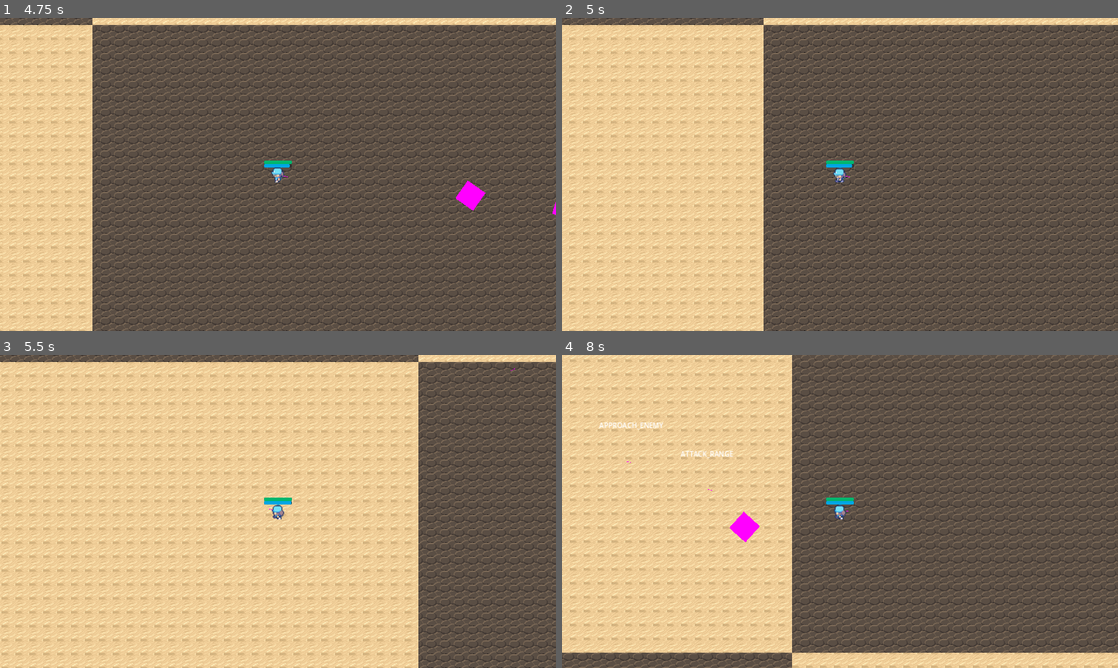
Above: before the commit, frames 1-4 (two rows, left to right).
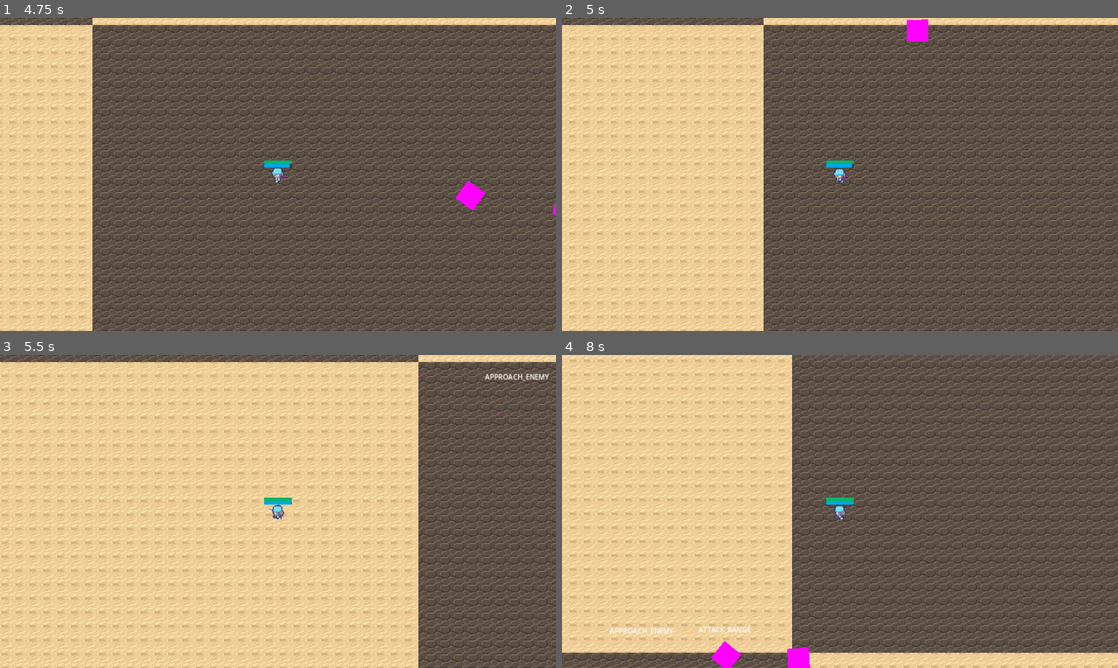
Above: after the commit, the same moments.

Repository: GDTV-Game-Jam-2024/GDTV
Game: Godot game, scene res://Scenes/main_menu.tscn
The game is run twice, just before and just after one commit, with the same random seed, the same clock (stepped at 60 frames per second) and the same inputs. The engine's default icon, where the game draws it, is replaced by a stand-in: a white triangle on a blue panel in a dark square.
Inputs (mouse positions are in pixels of both pictures, inside the frame that each line leads up to):
- Up to frame 1 (4.75 s): click "Play" at 0.5 s; tap Enter at 1.25 s; move the mouse to (400, 158) at 1.27 s; press the mouse at (400, 158) at 1.28 s; hold Right (ui_right) 1.28-2.03 s; move the mouse to (166, 190) at 2.02 s; release the mouse at (166, 190) at 2.03 s; hold Down (ui_down) 2.03-2.78 s; tap Mouse wheel down (scrollDOWN) at 2.1 s; click (166, 190) at 2.3 s; move the mouse to (333, 105) at 2.77 s; hold Right (ui_right) 2.78-3.53 s; hold Mouse wheel up (scrollUP) 2.78-3.53 s; click (333, 105) at 3.05 s; move the mouse to (250, 237) at 3.52 s; hold Up (ui_up) 3.53-4.28 s; click (250, 237) at 3.6 s; move the mouse to (444, 221) at 4.27 s; press the mouse at (444, 221) at 4.28 s; hold Left (ui_left) from 4.28 s (still down); tap 1 (wand1) at 4.35 s
- Up to frame 2 (5 s): keep holding Left (ui_left)
- Up to frame 3 (5.5 s): keep holding Left (ui_left); move the mouse to (111, 464) at 5.02 s; release the mouse at (111, 464) at 5.03 s; tap 2 (wand2) at 5.1 s; click (111, 464) at 5.3 s
- Up to frame 4 (8 s): move the mouse to (867, 511) at 5.77 s; release Left (ui_left) at 5.78 s; press the mouse at (867, 511) at 5.78 s; hold Down (ui_down) 5.78-6.53 s; tap 3 (wand3) at 5.85 s; move the mouse to (756, 433) at 6.52 s; release the mouse at (756, 433) at 6.53 s; hold Right (ui_right) 6.53-7.28 s; tap 4 (wand4) at 6.6 s; click (756, 433) at 6.8 s; move the mouse to (962, 495) at 7.27 s; press the mouse at (962, 495) at 7.28 s; hold Up (ui_up) from 7.28 s (still down); tap 5 (wand5) at 7.35 s

Frame 1 is identical in both runs. In frame 2, 0.3% of the frame differs, in the area x 62-66%, y 0-8%; in frame 3, 0.2%; in frame 4, 1.2%, in the area x 6-45%, y 21-100%.

Commit message:
Remove ATTACK_SMART
The operations were really buggy with some edge cases. I decided to remove the possibility of leading shots.

Diff:
--- a/Scripts/AI.gd
+++ b/Scripts/AI.gd
@@ -15,7 +15,6 @@
 var attackTarget : CharacterBody2D
 var attackLocation : Vector2 = Vector2.ZERO
 
-var velocity : Vector2 = Vector2.ZERO
 
 # Stuff for state machine
 enum State {
@@ -42,8 +41,6 @@
 				currState = "PASSIVE"
 			State.ATTACK_RANGE:
 				currState = "ATTACK_RANGE"
-			State.ATTACK_RANGE_SMART:
-				currState = "ATTACK_RANGE_SMART"
 			State.ATTACK_MELEE:
 				currState = "ATTACK_MELEE"
 			State.ATTACK_MELEE_CHARGE:
@@ -80,8 +77,9 @@
 	return closest_enemy
 
 
+
 func move_entity_to_target(delta : float) -> void:
-	entity.global_position += entity.currentSpeed * delta * velocity.normalized()
+	entity.global_position += entity.currentSpeed * delta * entity.velocity.normalized()
 
 
 #region State Machine
@@ -97,7 +95,6 @@
 
 func choose_state() -> void:
 	var chanceRollCharge : int = randi_range(1, 101)
-	var chanceRollSmartRange : int = randi_range(1, 101)
 	# No enemies = go to the portal if can move
 	if nearbyEnemies.is_empty() and entity.State_GO_TO_DEFAULT_TARGET:
 		set_state(State.GO_TO_DEFAULT_TARGET)
@@ -112,9 +109,6 @@
 		if entity.State_ATTACK_MELEE_CHARGE and entity.meleeChanceForCharge < chanceRollCharge:
 			attackLocation = get_closest_enemy().global_position
 			set_state(State.ATTACK_MELEE_CHARGE)
-		# Try to shoot in the place enemy will stand
-		elif entity.State_ATTACK_RANGE_SMART and entity.rangedChanceForSmart < chanceRollSmartRange:
-			set_state(State.ATTACK_RANGE_SMART)
 		# Just shoot
 		elif entity.State_ATTACK_RANGE:
 			set_state(State.ATTACK_RANGE)
@@ -132,24 +126,19 @@
 			pass
 		State.ATTACK_RANGE:
 			if closestEnemy != null:
-				velocity = entity.stop_moving()
-				entity.set_target(closestEnemy.global_position)
-				entity.attack_ranged()
-		State.ATTACK_RANGE_SMART:
-			if closestEnemy != null:
-				velocity = entity.stop_moving()
+				entity.velocity = entity.stop_moving()
 				entity.set_target(closestEnemy.global_position)
 				entity.attack_ranged()
 		State.ATTACK_MELEE:
 			if closestEnemy != null:
-				velocity = entity.stop_moving()
+				entity.velocity = entity.stop_moving()
 				entity.set_target_melee(get_closest_enemy())
 				entity.attack_melee()
 		State.ATTACK_MELEE_CHARGE:
 			if closestEnemy != null:
 				canChangeState = false
 				# Force charge to completion
-				velocity = entity.charge_toward(attackLocation)
+				entity.velocity = entity.charge_toward(attackLocation)
 				var distanceToChargeLocation : float = global_position.distance_squared_to(attackLocation)
 				var minimalDistance : float = 10.0
 				# Stop charge close to end location
@@ -162,7 +151,7 @@
 					choose_state()
 		State.APPROACH_ENEMY:
 			if closestEnemy != null:
-				velocity = entity.velocity_toward(closestEnemy.global_position)
+				entity.velocity = entity.velocity_toward(closestEnemy.global_position)
 				entity.set_target(closestEnemy.global_position)
 				entity.move_and_slide()
 				choose_state()
--- a/Scripts/NPC.gd
+++ b/Scripts/NPC.gd
@@ -37,7 +37,6 @@
 var currentHP : int = 1
 var loadedWeapon : Wand = null
 var meleeTarget : CharacterBody2D = null
-
 
 func _ready() -> void:
 	characterAI.initialize_ai(self)
--- a/Scripts/weapon.gd
+++ b/Scripts/weapon.gd
@@ -17,6 +17,7 @@
 var canShoot : bool = true
 var target : Vector2 = Vector2.ZERO
 var ownedByPlayer : bool = true
+var projectileSpeed : float = 0.0
 
 
 func _ready() -> void:
@@ -42,7 +43,7 @@
 
 
 func create_projectile() -> void:
-	var newProjectile : Node2D = projectile.instantiate() as Projectile
+	var newProjectile : Projectile = projectile.instantiate() as Projectile
 	newProjectile.global_position = $Sprite2D/Marker2D.global_position
 	newProjectile.rotation_degrees = rotation_degrees + randf_range(-spread, spread)
 	shotProjectile.emit(newProjectile, currentMana)
